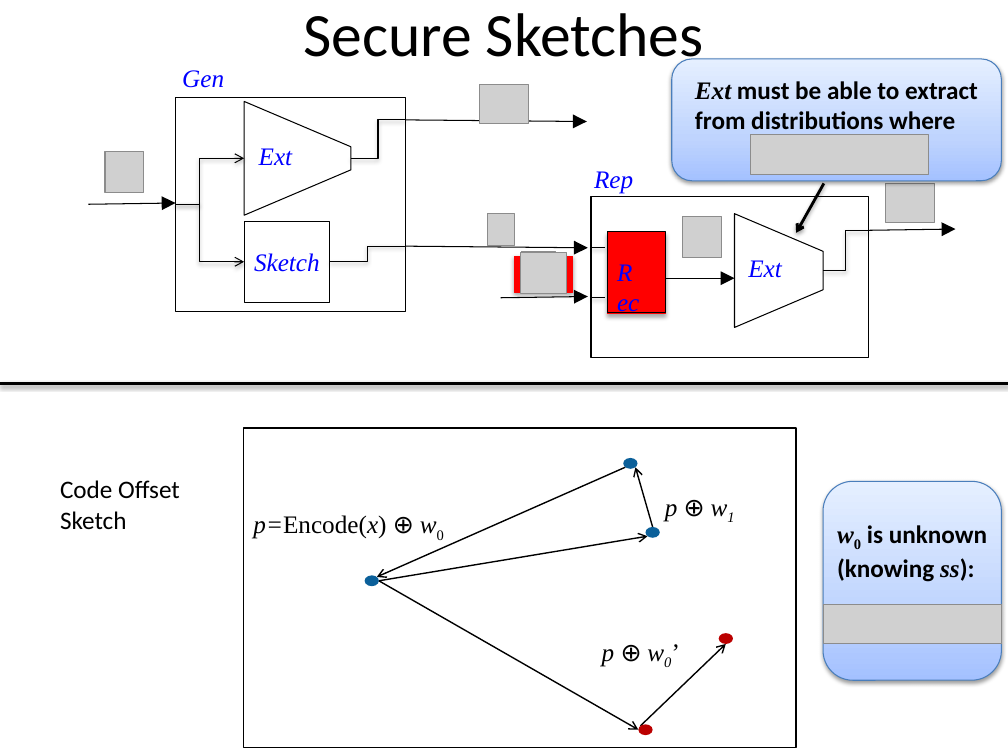
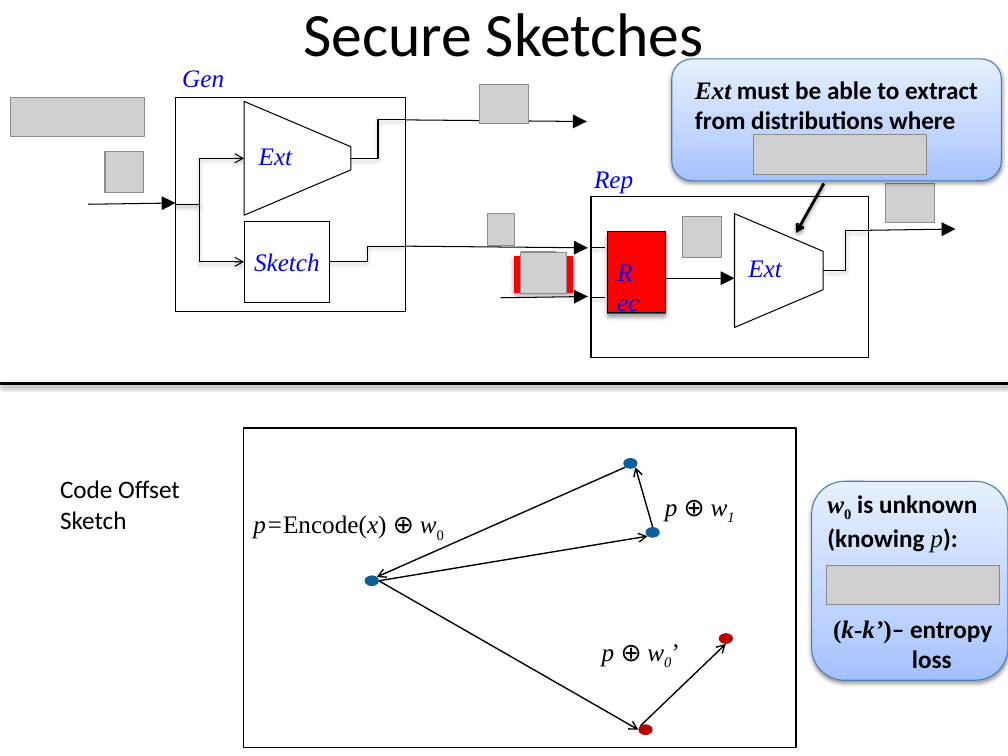
Before and after one commit to xianruimeng/comp-fuzzy-ext, a slide deck: slide 10 of ComputationalFuzzyExtractors.pptx. Drawn at 1008x756 pixels with LibreOffice and Linux fonts; fonts in the diff are those of the drawing; grey boxes stand for pictures. Boxes give left, top, right and bottom in pixels: in the first picture for what was removed or moved away, otherwise in the second. Text is boxed around its words. In the diff, an @@ line names an element or a change of style, - is before the commit and + after.

```diff
--- a/ComputationalFuzzyExtractors.pptx
+++ b/ComputationalFuzzyExtractors.pptx
@@ picture added at (10, 98, 144, 137) @@
@@ rounded rectangle "w0 is unknown (knowing p):": place and size @@
-rounded rectangle "w0 is unknown (knowing p):" at (823, 481, 1001, 679)
+rounded rectangle "w0 is unknown (knowing p):" at (811, 481, 1008, 679)
@@ text in rounded rectangle at (827, 495, 992, 669): text changed @@
-w0 is unknown (knowing ss):
+w0 is unknown (knowing p):
+(k-k’)– entropy loss
@@ picture added at (827, 565, 1000, 605) @@
@@ picture removed at (824, 605, 1001, 644) @@
```
Also in this commit, not shown: 33 other slides changed, 4 slides added, 2 slides removed, 1 other file.
